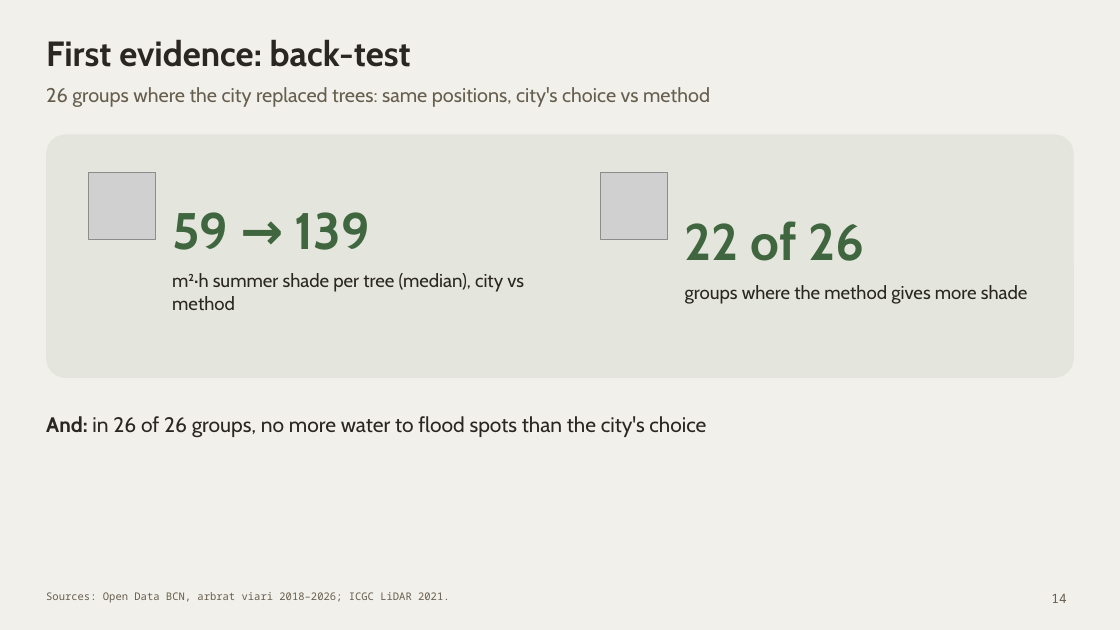
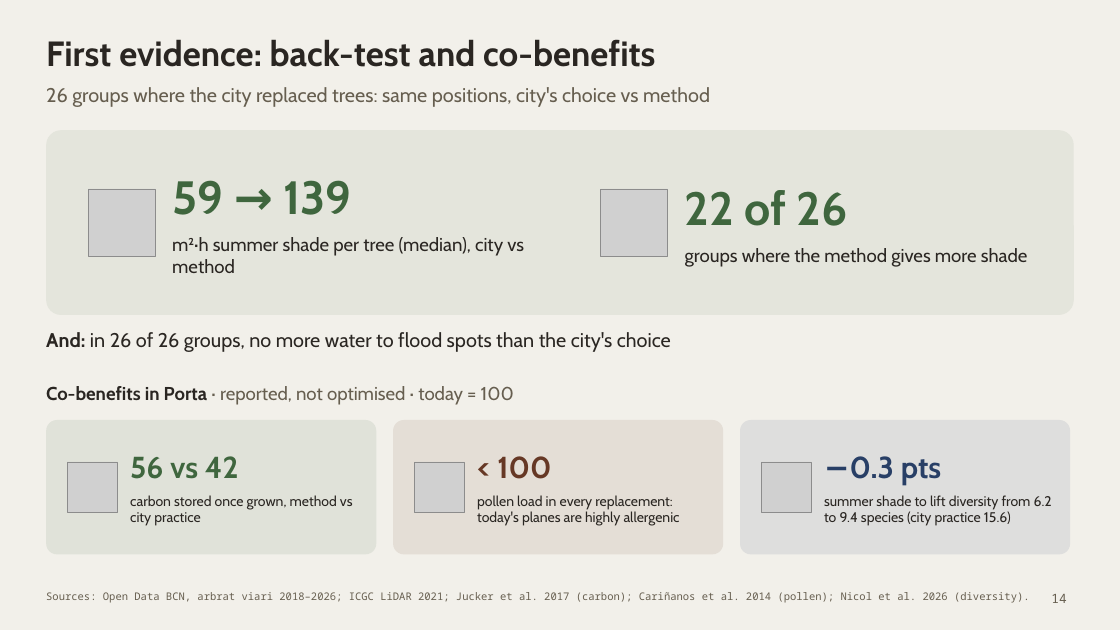
Before and after one commit to giofox96/shade-and-sponge, a slide deck: slide 14 of slides/midterm/shade_and_sponge_midterm_pechakucha.pptx. Drawn at 1120x630 pixels with LibreOffice and Linux fonts; fonts in the diff are those of the drawing; grey boxes stand for pictures. Boxes give left, top, right and bottom in pixels: in the first picture for what was removed or moved away, otherwise in the second. Text is boxed around its words. In the diff, an @@ line names an element or a change of style, - is before the commit and + after.

```diff
--- a/slides/midterm/shade_and_sponge_midterm_pechakucha.pptx
+++ b/slides/midterm/shade_and_sponge_midterm_pechakucha.pptx
@@ text at box(46, 39, 655, 67): text changed @@
-First evidence: back-test
+First evidence: back-test and co-benefits
@@ rounded rectangle: place and size @@
-rounded rectangle at box(46, 134, 1074, 378)
+rounded rectangle at box(46, 130, 1074, 315)
@@ picture: place and size @@
-picture at box(88, 172, 155, 239)
+picture at box(88, 189, 155, 256)
@@ text at box(172, 180, 352, 215): size 44 to 40 pt in "59 → 139" @@
@@ picture: place and size @@
-picture at box(601, 172, 668, 239)
+picture at box(601, 189, 668, 256)
@@ text at box(685, 190, 848, 226): size 44 to 40 pt in "22 of 26" @@
@@ text "And: in 26 of 26 ...": place and size @@
-text "And: in 26 of 26 ..." at box(46, 416, 706, 438)
+text "And: in 26 of 26 ..." at box(46, 332, 671, 352)
@@ text "And: in 26 of 26 ..." at box(46, 332, 671, 352): size 18 to 17 pt @@
@@ text added at box(46, 386, 514, 405), 16 pt, text #665E4F @@
+Co-benefits in Porta · reported, not optimised · today = 100
@@ rounded rectangle added at box(46, 420, 376, 555), fill #E0E2D9 @@
@@ rounded rectangle added at box(393, 420, 723, 555), fill #E4DED6 @@
@@ rounded rectangle added at box(740, 420, 1070, 555), fill #DEDEDD @@
@@ picture added at box(67, 462, 118, 513) @@
@@ text added at box(130, 456, 353, 526), 12 pt, text #2A2622 @@
+56 vs 42
+carbon stored once grown, method vs city practice
@@ picture added at box(414, 462, 465, 513) @@
@@ text added at box(477, 456, 680, 526), 12 pt, text #2A2622 @@
+< 100
+pollen load in every replacement: today's planes are highly allergenic
@@ picture added at box(761, 462, 812, 513) @@
@@ text added at box(824, 456, 1052, 526), 12 pt, text #2A2622 @@
+−0.3 pts
+summer shade to lift diversity from 6.2 to 9.4 species (city practice 15.6)
@@ text at box(46, 592, 1030, 603): text changed @@
-Sources: Open Data BCN, arbrat viari 2018–2026; ICGC LiDAR 2021.
+Sources: Open Data BCN, arbrat viari 2018–2026; ICGC LiDAR 2021; Jucker et al. 2017 (carbon); Cariñanos et al. 2014 (pollen); Nicol et al. 2026 (diversity).
```
Also in this commit, not shown: 2 other files.
